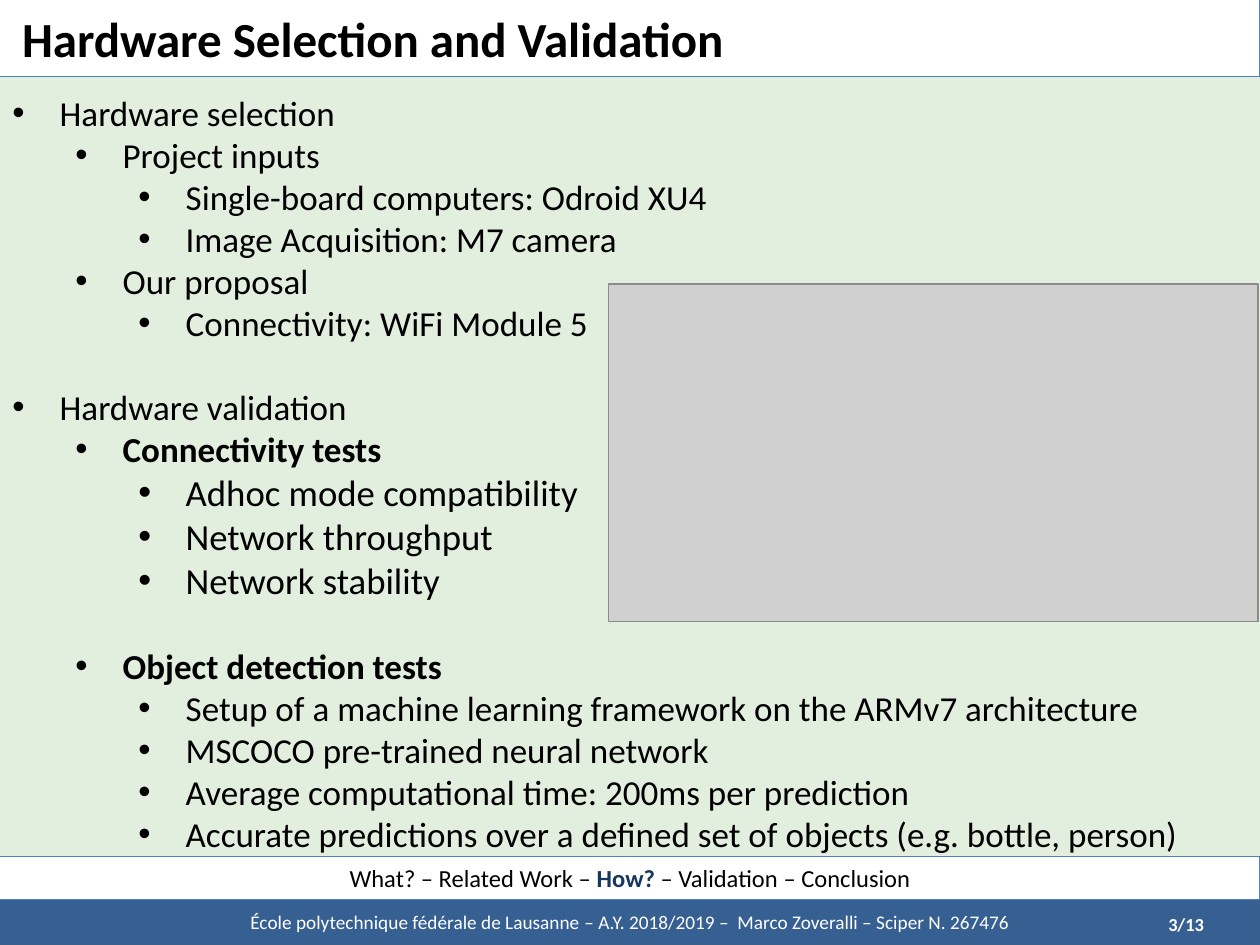
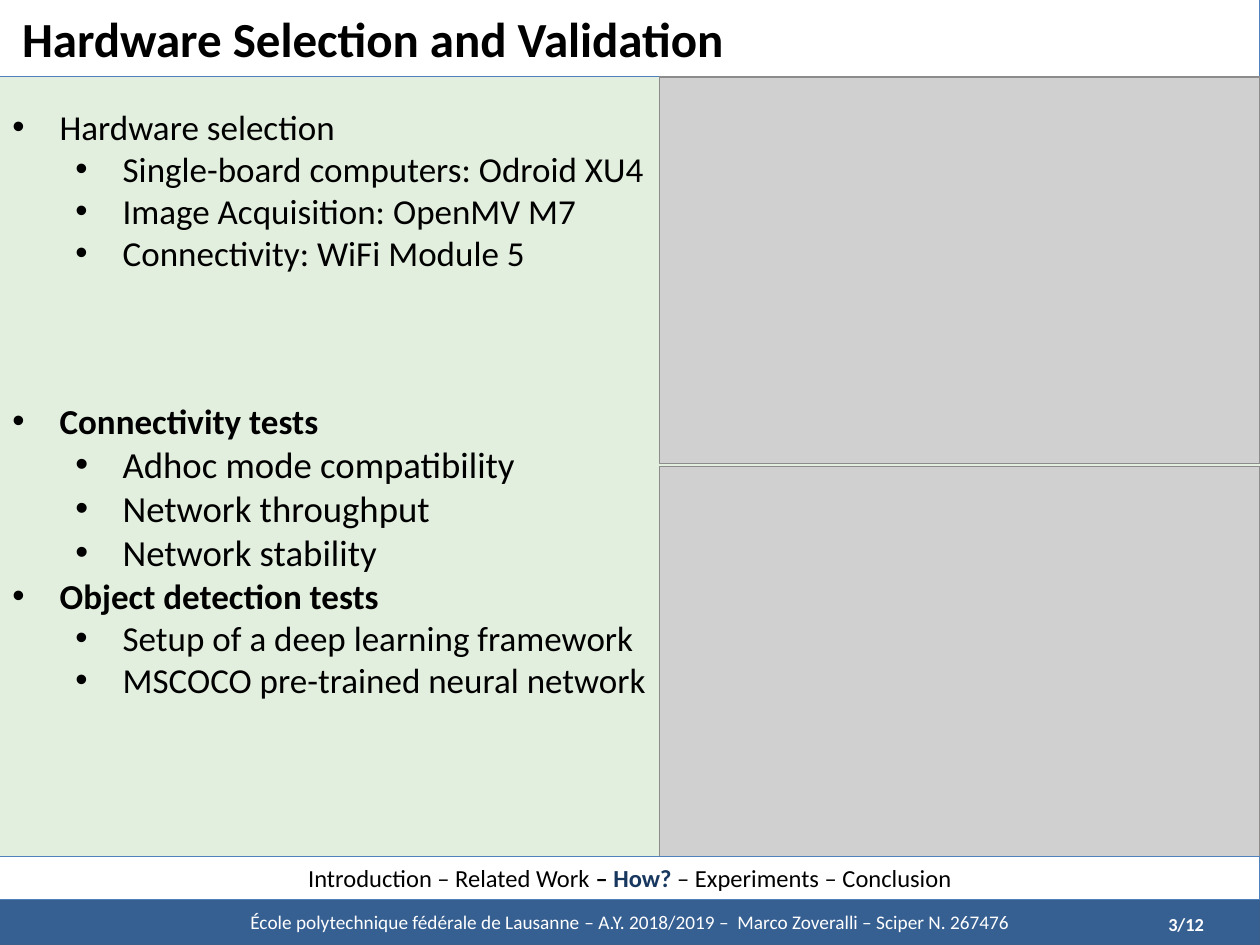
Before and after one commit to marcozov/semester_report, a slide deck: slide 6 of midterm presentation - UPDATED/Defence - Zoveralli.pptx (slide 5 before the commit). Drawn at 1260x945 pixels with LibreOffice and Linux fonts; fonts in the diff are those of the drawing; grey boxes stand for pictures. Boxes give left, top, right and bottom in pixels: in the first picture for what was removed or moved away, otherwise in the second. Text is boxed around its words. In the diff, an @@ line names an element or a change of style, - is before the commit and + after.

Commit message:
updating presentation

```diff
--- a/midterm presentation - UPDATED/Defence - Zoveralli.pptx
+++ b/midterm presentation - UPDATED/Defence - Zoveralli.pptx
@@ picture added at <box>660,77,1260,464</box> @@
@@ text "Hardware selection": place and size @@
-text "Hardware selection" at <box>60,101,1177,853</box>
+text "Hardware selection" at <box>60,115,646,699</box>
@@ text at <box>123,144,320,174</box>: paragraph removed @@
-  • Project inputs
@@ text at <box>60,157,646,699</box>: list level 3 to 2 in "Single-board computers: Odroid XU4"; list level 3 to 2 in "Connectivity: WiFi Module 5"; list level 2 to 1 in "Connectivity tests"; list level 3 to 2 in "Adhoc mode compatibility"; list level 3 to 2 in "Network throughput"; list level 3 to 2 in "Network stability"; list level 2 to 1 in "Object detection tests"; list level 3 to 2 in "MSCOCO pre-trained neural network" @@
@@ text at <box>123,200,576,230</box>: text changed @@
-    • Image Acquisition: M7 camera
-  • Our proposal
+  • Image Acquisition: OpenMV M7
@@ picture removed at <box>609,284,1257,621</box> @@
@@ text at <box>60,395,346,421</box>: paragraph removed @@
-• Hardware validation
@@ picture added at <box>660,466,1260,857</box> @@
@@ text at <box>123,626,633,657</box>: text changed @@
-    • Setup of a machine learning framework on the ARMv7 architecture
+  • Setup of a deep learning framework
@@ text at <box>186,780,1177,853</box>: paragraphs removed @@
-    • Average computational time: 200ms per prediction
-    • Accurate predictions over a defined set of objects (e.g. bottle, person)
@@ text in rectangle at <box>308,870,951,891</box>: text changed @@
-What? – Related Work – How? – Validation – Conclusion
+Introduction – Related Work – How? – Experiments – Conclusion
@@ text at <box>1168,918,1204,932</box>: text changed @@
-3/13
+3/12
```
Also in this commit, not shown: 14 other slides changed, 8 slides added, 31 other files.
